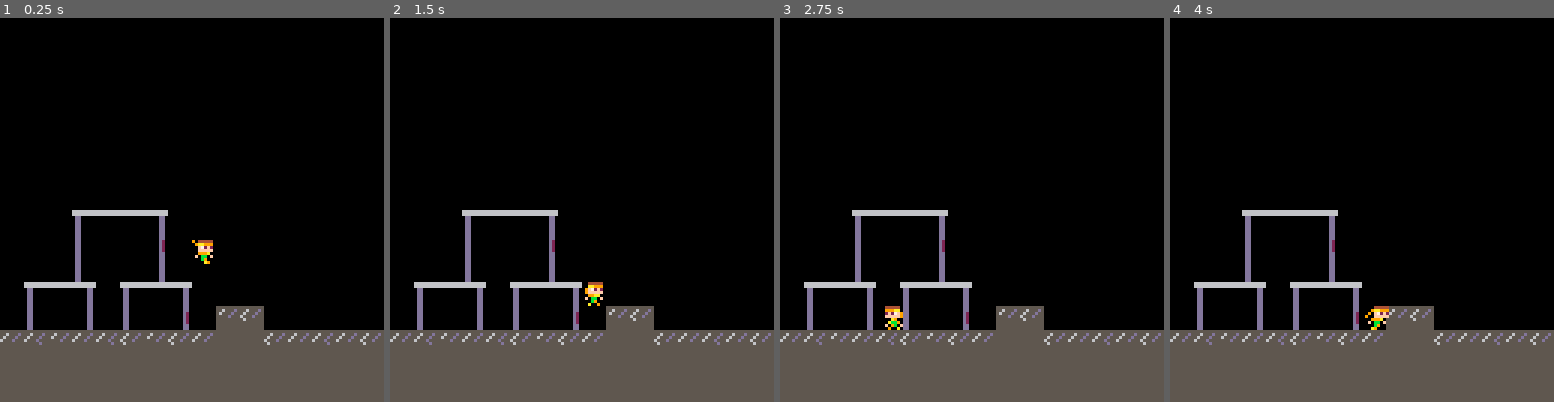
Above: before the commit, frames 1-4 (left to right).
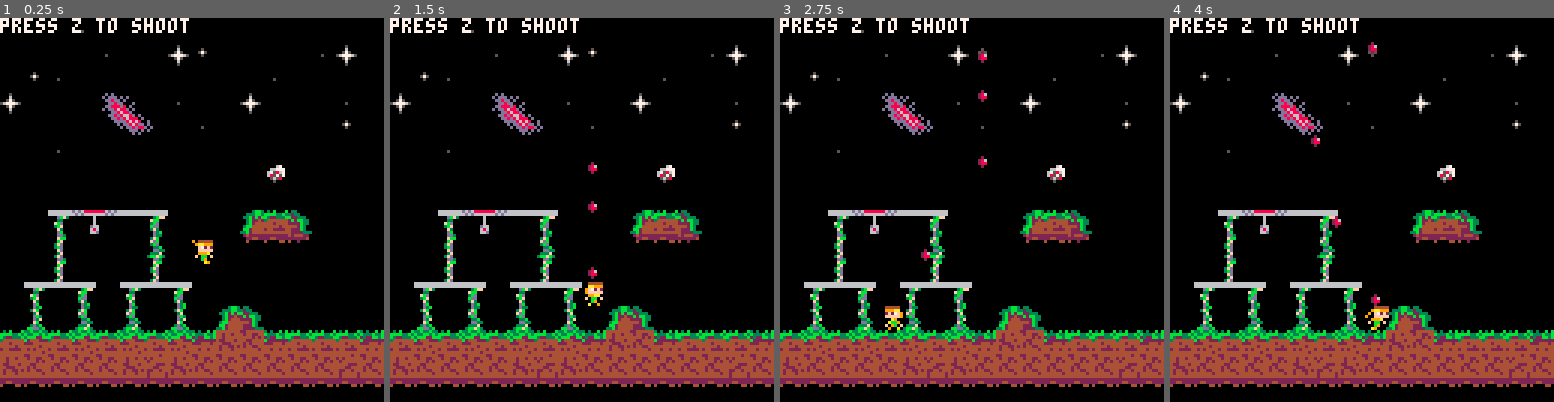
Above: after the commit, the same moments.

Repository: EfeTascioglu/GMTK2021
Game: PICO-8 cartridge test2.p8
Two runs of this game, one before a commit and one after it. Both use one fixed random seed, a clock stepped at 60 frames per second and the inputs below.
Inputs:
- Up to frame 1 (0.25 s): no input
- Up to frame 2 (1.5 s): tap O (Z key) at 0.33, 0.7, 1.43 s
- Up to frame 3 (2.75 s): hold Left 1.97-2.37 s; tap O (Z key) at 2.22 s; hold Down from 2.42 s (still down)
- Up to frame 4 (4 s): release Down at 2.82 s; hold Right 2.87-3.53 s; tap O (Z key) at 3.1, 3.98 s; hold Up from 3.58 s (still down)

The runs differ from the first frame. In frame 1, 26% of the frame differs, in the area x 0-100%, y 0-100%; in frame 2, 26%; in frame 3, 26%; in frame 4, 26%.

Commit message:
Update test2.p8

Diff:
--- a/test2.p8
+++ b/test2.p8
@@ -4,7 +4,7 @@
 --varialbes
 
 function _init()
-	player = {
+	plyr = {
 		sprite = 3,
 		x = 64,
 		y = 64,
@@ -29,20 +29,51 @@
 	friction = 0.4
 end
 
-
-
+bullets = {}
+
+--bullet init
+bulletconstruct = function(x, y)
+  local obj = {}
+  --an array containing x and y position
+  obj.position = {x=x, y=y}
+
+  --the sprite number used to draw the bullet
+  obj.sprite = 17
+
+  --define an update function that will be called by the program
+  obj.update = function(this)
+    --move the bullet to the right
+    this.position.y -= 1
+  end
+
+  --return the bullet
+  return obj
+end
 
 -->8
 --update and draw
 function _update()
-	player_update()
-	player_animate()
+	plyr_update()
+	plyr_animate()
+	plyr_shoot()
+
+	foreach(bullets, function(obj)
+      obj.update(obj)
+  	end)
+
 end
 
 function _draw()
 	cls()
 	map(0,0)
-	spr(player.sprite,player.x,player.y,1,1,player.flipped)
+	spr(plyr.sprite,plyr.x,plyr.y,1,1,plyr.flipped)
+
+	foreach(bullets, function(obj)
+      spr(obj.sprite, obj.position.x, obj.position.y)
+ end)
+
+ print('press z to shoot', 0, 0, 7)
+
 end
 -->8
 --collisions
@@ -103,121 +134,121 @@
 
 end
 -->8
---player functions
-
-function player_update()
+--plyr functions
+
+function plyr_update()
 	--physics
-	player.dy += gravity
-	player.dx *= friction
+	plyr.dy += gravity
+	plyr.dx *= friction
 
 	--controls
 	if (btn(⬅️)) then
-		player.dx-=player.acc
-		player.running = true
-		player.flipped = true
+		plyr.dx-=plyr.acc
+		plyr.running = true
+		plyr.flipped = true
 	end
 	if (btn(➡️)) then
-		player.dx+=player.acc
-		player.running = true
-		player.flipped = false
+		plyr.dx+=plyr.acc
+		plyr.running = true
+		plyr.flipped = false
 	end
 
 	--check if sliding
-	if player.running
+	if plyr.running
 	and not btn(⬅️)
 	and not btn(➡️)
-	and not player.falling
-	and not player.jumping then
-		player.running=false
-		player.sliding=true
+	and not plyr.falling
+	and not plyr.jumping then
+		plyr.running=false
+		plyr.sliding=true
 	end
 
 	--jump
 
 	if btn(⬆️)
-	and player.landed then
-		player.dy-=player.jump
-		player.landed=false
+	and plyr.landed then
+		plyr.dy-=plyr.jump
+		plyr.landed=false
 	end
 
 	--if (btn(⬇️)) y+=1
 
 	--check collision up and down
-	if player.dy > 0 then
-		player.falling = true
-		player.landed = false
-		player.jumping = false
-
-		player.dy = limit_speed(player.dy, player.max_dy)
-
-		if collide_map(player, "down", 0) then -- flag 0 = can't pass through down
-			player.landed = true
-			player.falling = false
-			player.dy = 0
-			player.y -= (player.y + player.h)%8
-		end
-
-	elseif player.dy < 0 then
-		player.jumping = true
-		if collide_map(player, "up", 1) then -- flag 1 = can't pass through up
-			player.dy = 0
-			--player.y -= (player.y + player.h)%8???
+	if plyr.dy > 0 then
+		plyr.falling = true
+		plyr.landed = false
+		plyr.jumping = false
+
+		plyr.dy = limit_speed(plyr.dy, plyr.max_dy)
+
+		if collide_map(plyr, "down", 0) then -- flag 0 = can't pass through down
+			plyr.landed = true
+			plyr.falling = false
+			plyr.dy = 0
+			plyr.y -= (plyr.y + plyr.h)%8
+		end
+
+	elseif plyr.dy < 0 then
+		plyr.jumping = true
+		if collide_map(plyr, "up", 1) then -- flag 1 = can't pass through up
+			plyr.dy = 0
+			--plyr.y -= (plyr.y + plyr.h)%8???
 		end
 	end
 
 	--check horizontal collision
-	if player.dx < 0 then
-
-			player.dx = limit_speed(player.dx, player.max_dx)
-
-		if collide_map(player, "left", 1) then
-			player.dx = 0
-
-		end
-	elseif player.dx > 0 then
-
-		player.dx = limit_speed(player.dx, player.max_dx)
-
-		if collide_map(player, "right", 1) then
-			player.dx = 0
+	if plyr.dx < 0 then
+
+			plyr.dx = limit_speed(plyr.dx, plyr.max_dx)
+
+		if collide_map(plyr, "left", 1) then
+			plyr.dx = 0
+
+		end
+	elseif plyr.dx > 0 then
+
+		plyr.dx = limit_speed(plyr.dx, plyr.max_dx)
+
+		if collide_map(plyr, "right", 1) then
+			plyr.dx = 0
 		end
 	end
 
 	-- stop sliding
-	if player.sliding then
-		if abs(player.dx) < .2
-		or playerrunnung then
-			player.dx = 0
-			player.sliding = false
-		end
-	end
-
-	player.x += player.dx
-	player.y += player.dy
-
-end
-
-function player_animate()
-	if player.jumping then
-		player.sprite = 11
-	elseif player.falling then
-		player.sprite = 12
-	elseif player.sliding then
-		player.sprite = 13
-	elseif player.running then
-		if time() - player.animation_step>.1 then
-			player.animation_step = time()
-			player.sprite += 1
-			if player.sprite > 10 then
-				player.sprite = 5
+	if plyr.sliding then
+		if abs(plyr.dx) < .2
+		or plyrrunnung then
+			plyr.dx = 0
+			plyr.sliding = false
+		end
+	end
+
+	plyr.x += plyr.dx
+	plyr.y += plyr.dy
+
+end
+
+function plyr_animate()
+	if plyr.jumping then
+		plyr.sprite = 11
+	elseif plyr.falling then
+		plyr.sprite = 12
+	elseif plyr.sliding then
+		plyr.sprite = 13
+	elseif plyr.running then
+		if time() - plyr.animation_step>.1 then
+			plyr.animation_step = time()
+			plyr.sprite += 1
+			if plyr.sprite > 10 then
+				plyr.sprite = 5
 			end
 		end
 	else --idle
-		if time() - player.animation_step>.3 then
-			player.animation_step = time()
-			player.sprite += 1
-			if player.sprite > 4 then
-				player.sprite = 3
+		if time() - plyr.animation_step>.3 then
+			plyr.animation_step = time()
+			plyr.sprite += 1
+			if plyr.sprite > 4 then
+				plyr.sprite = 3
 			end
 		end
 	end
@@ -226,6 +257,27 @@
 function limit_speed(num, maximum)
 	return mid(-maximum, num, maximum)
 end
+-->8
+--shooting functions (press z)
+
+function plyr_shoot()
+  if btnp(4, 0) then
+    sfx(01)
+
+    rx = plyr.x
+    lx = plyr.x
+
+    ry = plyr.y - 5
+    ly = plyr.y - 5
+
+    add(bullets, bulletconstruct(rx, ry))
+    add(bullets, bulletconstruct(lx, ly))
+  end
+end
+…(4 lines of a section not shown)…
 
 
 
@@ -292,26 +344,27 @@
 
 
 __gff__
-0000000000000000000000000000000000000000000000000000000000000000000000000000000000000000000000000000000000000000000000000000000000000000000000000000000000000000030303030300000000000000000000000101010000000000000000000000000000000000000000000000000000000000
+0000000000000000000000000000000000000000000000000000000000000000000000000000000000000000000000000000000000000000000000000000000000000000000000000000000000000000030303030300000000000000000000000101010000000000000000000000000000000001010000000000000000000000
 0000000000000000000000000000000000000000000000000000000000000000000000000000000000000000000000000000000000000000000000000000000000000000000000000000000000000000000000000000000000000000000000000000000000000000000000000000000000000000000000000000000000000000
 __map__
+4040404340404040404040404040404000000000000000000000000000000000000000000000000000000000000000000000000000000000000000000000000000000000000000000000000000000000000000000000000000000000000000000000000000000000000000000000000000000000000000000000000000000000
+4040404043404041424040404043414000000000000000000000000000000000000000000000000000000000000000000000000000000000000000000000000000000000000000000000000000000000000000000000000000000000000000000000000000000000000000000000000000000000000000000000000000000000
+4042434040404040404040434040404000000000000000000000000000000000000000000000000000000000000000000000000000000000000000000000000000000000000000000000000000000000000000000000000000000000000000000000000000000000000000000000000000000000000000000000000000000000
+4140404048494043404041404040434000000000000000000000000000000000000000000000000000000000000000000000000000000000000000000000000000000000000000000000000000000000000000000000000000000000000000000000000000000000000000000000000000000000000000000000000000000000
+4040404058595a40434040404040424000000000000000000000000000000000000000000000000000000000000000000000000000000000000000000000000000000000000000000000000000000000000000000000000000000000000000000000000000000000000000000000000000000000000000000000000000000000
+4040434040404040404040404040404000000000000000000000000000000000000000000000000000000000000000000000000000000000000000000000000000000000000000000000000000000000000000000000000000000000000000000000000000000000000000000000000000000000000000000000000000000000
+4040404040404040404040104040404000000000000000000000000000000000000000000000000000000000000000000000000000000000000000000000000000000000000000000000000000000000000000000000000000000000000000000000000000000000000000000000000000000000000000000000000000000000
 4040404040404040404040404040404000000000000000000000000000000000000000000000000000000000000000000000000000000000000000000000000000000000000000000000000000000000000000000000000000000000000000000000000000000000000000000000000000000000000000000000000000000000
-4040404040404040404040404040404000000000000000000000000000000000000000000000000000000000000000000000000000000000000000000000000000000000000000000000000000000000000000000000000000000000000000000000000000000000000000000000000000000000000000000000000000000000
-4040404040404040404040404040404000000000000000000000000000000000000000000000000000000000000000000000000000000000000000000000000000000000000000000000000000000000000000000000000000000000000000000000000000000000000000000000000000000000000000000000000000000000
-4040404040404040404040404040404000000000000000000000000000000000000000000000000000000000000000000000000000000000000000000000000000000000000000000000000000000000000000000000000000000000000000000000000000000000000000000000000000000000000000000000000000000000
-4040404040404040404040404040404000000000000000000000000000000000000000000000000000000000000000000000000000000000000000000000000000000000000000000000000000000000000000000000000000000000000000000000000000000000000000000000000000000000000000000000000000000000
-4040404040404040404040404040404000000000000000000000000000000000000000000000000000000000000000000000000000000000000000000000000000000000000000000000000000000000000000000000000000000000000000000000000000000000000000000000000000000000000000000000000000000000
-4040404040404040404040404040404000000000000000000000000000000000000000000000000000000000000000000000000000000000000000000000000000000000000000000000000000000000000000000000000000000000000000000000000000000000000000000000000000000000000000000000000000000000
-4040404040404040404040404040404000000000000000000000000000000000000000000000000000000000000000000000000000000000000000000000000000000000000000000000000000000000000000000000000000000000000000000000000000000000000000000000000000000000000000000000000000000000
-4040406061616240404040404040404000000000000000000000000000000000000000000000000000000000000000000000000000000000000000000000000000000000000000000000000000000000000000000000000000000000000000000000000000000000000000000000000000000000000000000000000000000000
-4040407040407240404040404040404000000000000000000000000000000000000000000000000000000000000000000000000000000000000000000000000000000000000000000000000000000000000000000000000000000000000000000000000000000000000000000000000000000000000000000000000000000000
-4040407040407140404040404040404000000000000000000000000000000000000000000000000000000000000000000000000000000000000000000000000000000000000000000000000000000000000000000000000000000000000000000000000000000000000000000000000000000000000000000000000000000000
+4040607374616240404050515340404000000000000000000000000000000000000000000000000000000000000000000000000000000000000000000000000000000000000000000000000000000000000000000000000000000000000000000000000000000000000000000000000000000000000000000000000000000000
+4040718384407240404063646540404000000000000000000000000000000000000000000000000000000000000000000000000000000000000000000000000000000000000000000000000000000000000000000000000000000000000000000000000000000000000000000000000000000000000000000000000000000000
+4040714040407140404040404040404000000000000000000000000000000000000000000000000000000000000000000000000000000000000000000000000000000000000000000000000000000000000000000000000000000000000000000000000000000000000000000000000000000000000000000000000000000000
 4060616240606162404040404040404000000000000000000000000000000000000000000000000000000000000000000000000000000000000000000000000000000000000000000000000000000000000000000000000000000000000000000000000000000000000000000000000000000000000000000000000000000000
-4070407140704072405352404040404000000000000000000000000000000000000000000000000000000000000000000000000000000000000000000000000000000000000000000000000000000000000000000000000000000000000000000000000000000000000000000000000000000000000000000000000000000000
-5051535051525352505454525051505200000000000000000000000000000000000000000000000000000000000000000000000000000000000000000000000000000000000000000000000000000000000000000000000000000000000000000000000000000000000000000000000000000000000000000000000000000000
-5454545454545454545454545454545400000000000000000000000000000000000000000000000000000000000000000000000000000000000000000000000000000000000000000000000000000000000000000000000000000000000000000000000000000000000000000000000000000000000000000000000000000000
-5454545454545454545454545454545400000000000000000000000000000000000000000000000000000000000000000000000000000000000000000000000000000000000000000000000000000000000000000000000000000000000000000000000000000000000000000000000000000000000000000000000000000000
-…(4 lines of a section not shown)…
+4070407240724070405053404040404000000000000000000000000000000000000000000000000000000000000000000000000000000000000000000000000000000000000000000000000000000000000000000000000000000000000000000000000000000000000000000000000000000000000000000000000000000000
+5156515651565156525444525151515200000000000000000000000000000000000000000000000000000000000000000000000000000000000000000000000000000000000000000000000000000000000000000000000000000000000000000000000000000000000000000000000000000000000000000000000000000000
+5444444444545554444444444444554400000000000000000000000000000000000000000000000000000000000000000000000000000000000000000000000000000000000000000000000000000000000000000000000000000000000000000000000000000000000000000000000000000000000000000000000000000000
+6464646464646464646464646464646400000000000000000000000000000000000000000000000000000000000000000000000000000000000000000000000000000000000000000000000000000000000000000000000000000000000000000000000000000000000000000000000000000000000000000000000000000000
+…(5 lines of a section not shown)…
Not shown, changed: 38 lines of the sprite sheet (__gfx__) section of test2.p8
Not shown, changed: the sound effects (__sfx__) section of test2.p8
